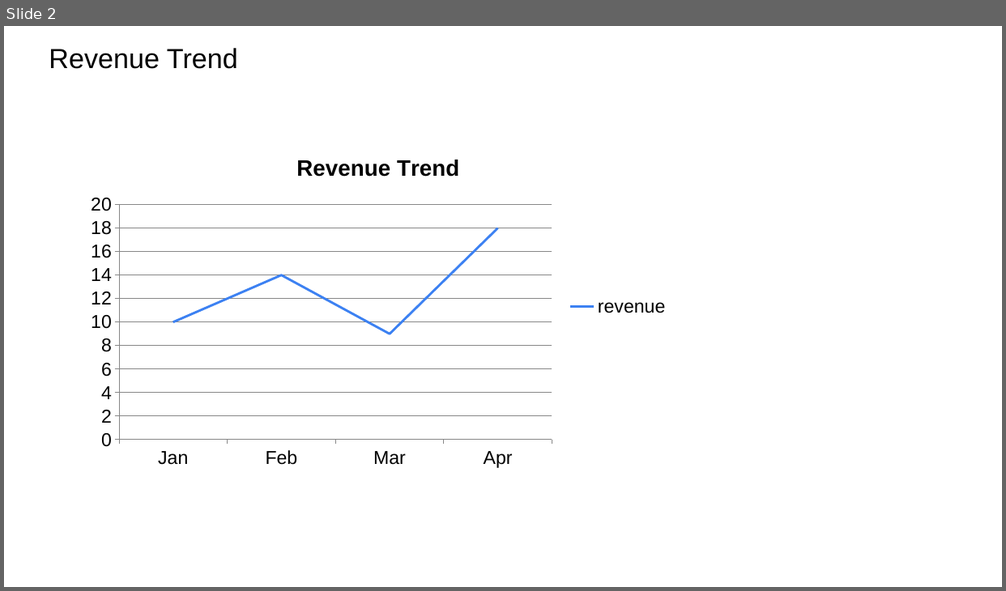
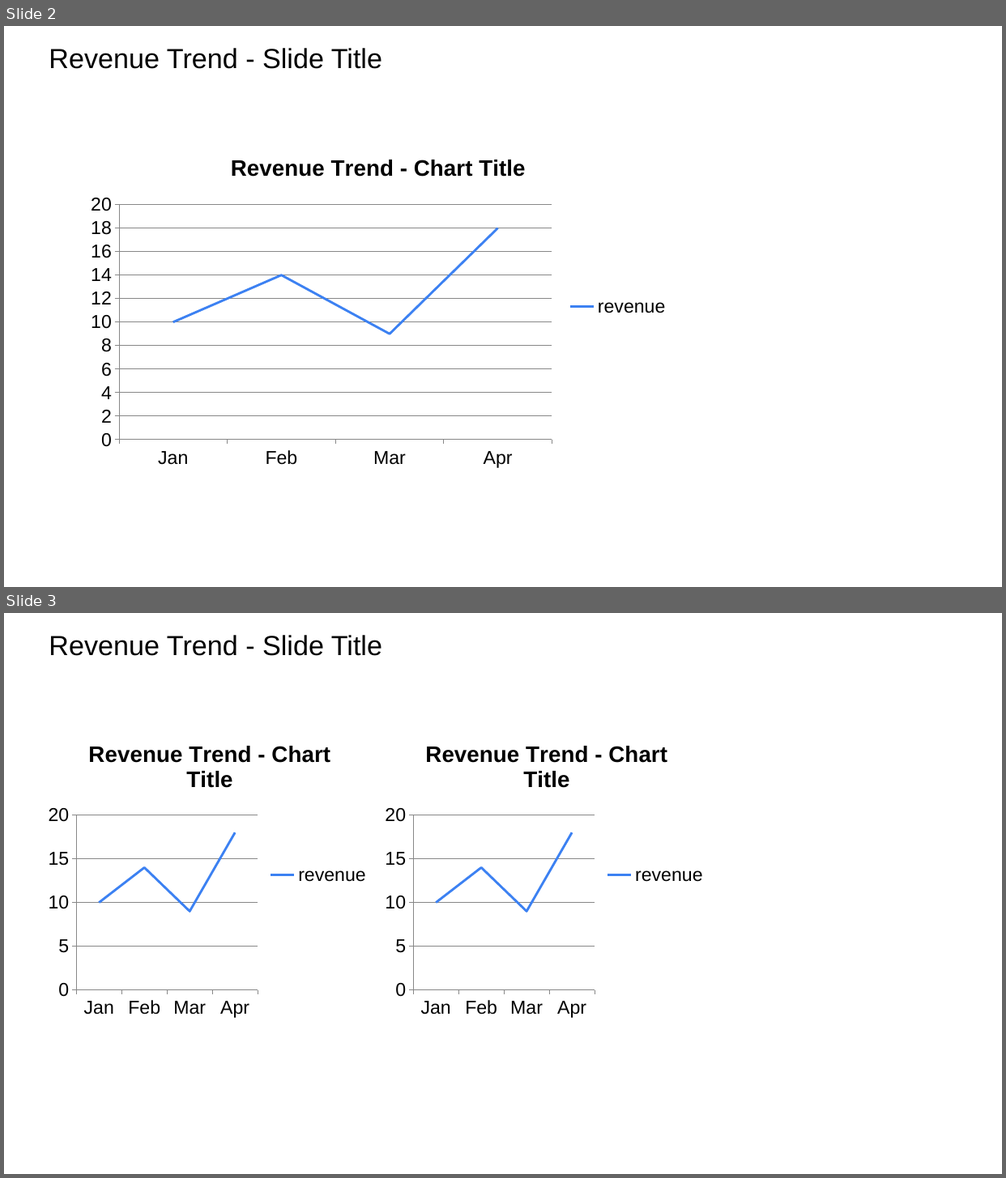
Before and after one commit to josephcobb111/deckbridge, a slide deck: notebooks/demo.pptx. Shown one above the other, each under a label of ours: slide 2 before the commit, slides 2 and 3 after it. The pictures are 1006x591 and 1006x1178 pixels, drawn with LibreOffice and Linux fonts; fonts in the diff are those of the drawing. Boxes give left, top, right and bottom in pixels: in the first picture for what was removed or moved away, otherwise in the second. Text is boxed around its words. In the diff, an @@ line names an element or a change of style, - is before the commit and + after.

Commit message:
add two chart slide to demo

```diff
--- a/notebooks/demo.pptx
+++ b/notebooks/demo.pptx
@@ slide 3 added at (x1=4, y1=613, x2=1002, y2=1174), background #FFFFFF @@
@@ title added at (x1=49, y1=635, x2=382, y2=656), 26.7 pt, text #000000 @@
+Revenue Trend - Slide Title
@@ line chart added at (x1=41, y1=726, x2=378, y2=1024) @@
+title "Revenue Trend - Chart Title"
+categories: Jan, Feb, Mar, Apr
+revenue: 10, 14, 9, 18
@@ line chart added at (x1=378, y1=726, x2=715, y2=1024) @@
+title "Revenue Trend - Chart Title"
+categories: Jan, Feb, Mar, Apr
+revenue: 10, 14, 9, 18
@@ slide 2 changed as well @@
@@ title at (x1=49, y1=48, x2=382, y2=69): text changed @@
-Revenue Trend
+Revenue Trend - Slide Title
@@ line chart at (x1=79, y1=139, x2=678, y2=476) @@
@@ title "Revenue Trend" to "Revenue Trend - Chart Title" @@
```
Also in this commit, not shown: 1 other slide changed, 1 other file.
